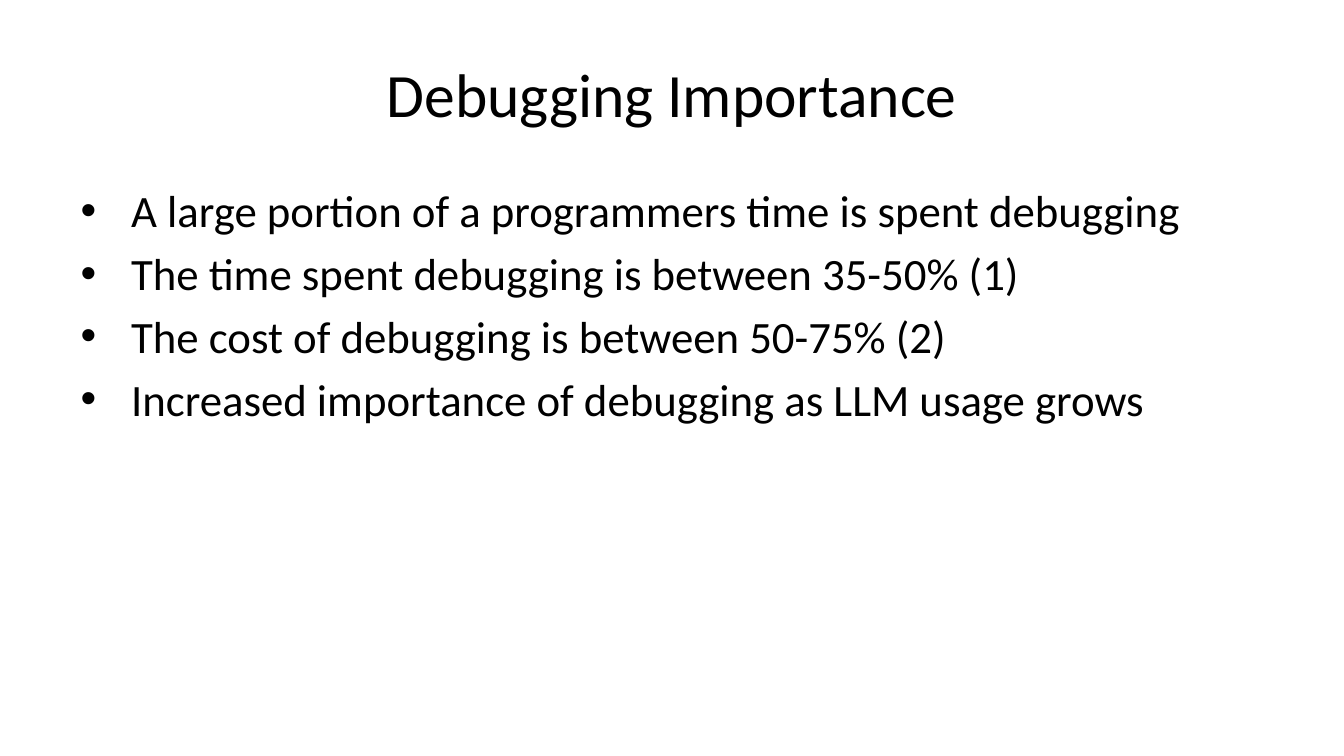
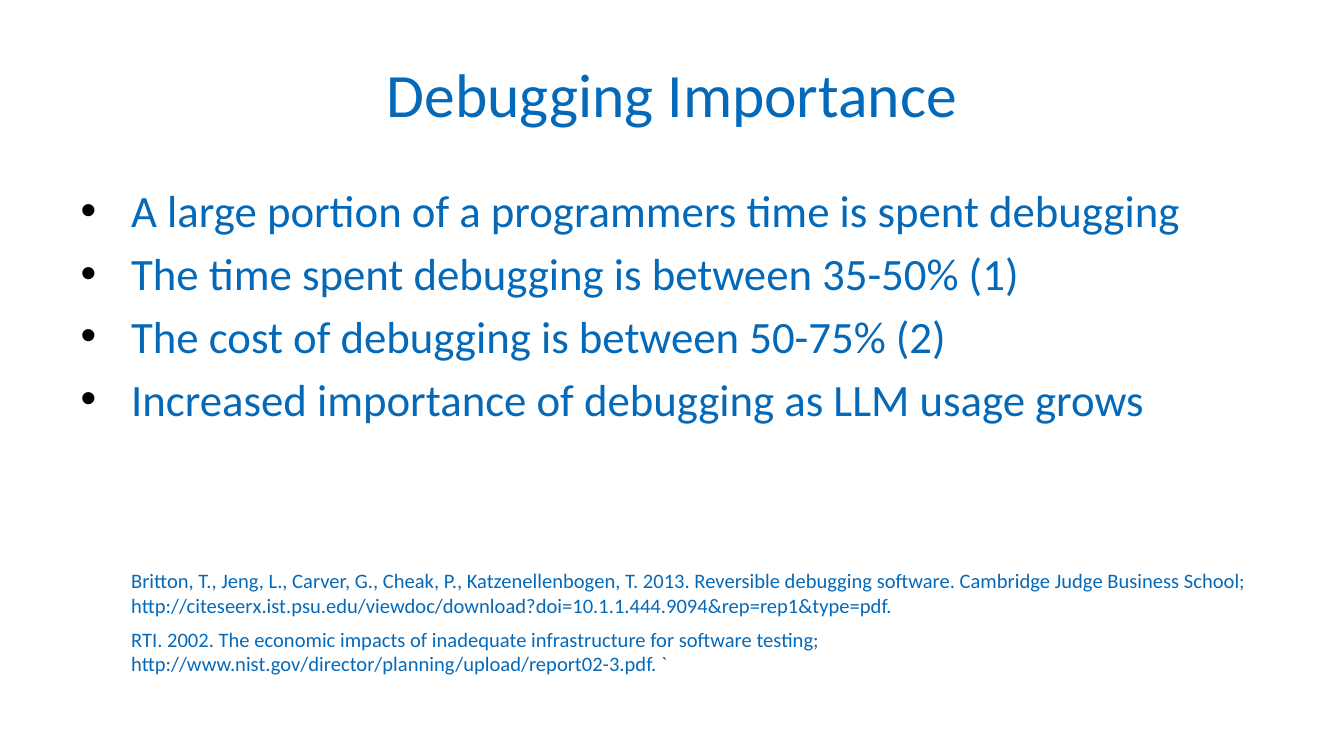
Before and after one commit to Patrick941/MAIProject, a slide deck: slide 4 of Presentation/presentation.odp. Drawn at 1344x756 pixels with LibreOffice and Linux fonts; fonts in the diff are those of the drawing; background and template pictures are left out. Boxes give left, top, right and bottom in pixels: in the first picture for what was removed or moved away, otherwise in the second. Text is boxed around its words. In the diff, an @@ line names an element or a change of style, - is before the commit and + after.

Commit message:
Updated presentation

```diff
--- a/Presentation/presentation.odp
+++ b/Presentation/presentation.odp
@@ title "Debugging Importance" at (x1=387, y1=74, x2=957, y2=128): text colour #000000 to #0569B9 @@
@@ text at (x1=131, y1=196, x2=1179, y2=424): text colour #000000 to #0569B9 in "A large portion of a programmers time ...", "The time spent debugging is between 35-50% ...", "The cost of debugging is between 50-75% ...", "Increased importance of debugging as LLM usage ..." @@
@@ text at (x1=131, y1=573, x2=1245, y2=675): paragraphs added @@
+Britton, T., Jeng, L., Carver, G., Cheak, P., Katzenellenbogen, T. 2013. Reversible debugging software. Cambridge Judge Business School; http://citeseerx.ist.psu.edu/viewdoc/download?doi=10.1.1.444.9094&rep=rep1&type=pdf.
+RTI. 2002. The economic impacts of inadequate infrastructure for software testing; http://www.nist.gov/director/planning/upload/report02-3.pdf. `
@@ text added at (x1=219, y1=632, x2=427, y2=647), 9 pt, text #FFFFFF @@
+Trinity College Dublin, The University of Dublin
```
Also in this commit, not shown: 12 other slides changed.
